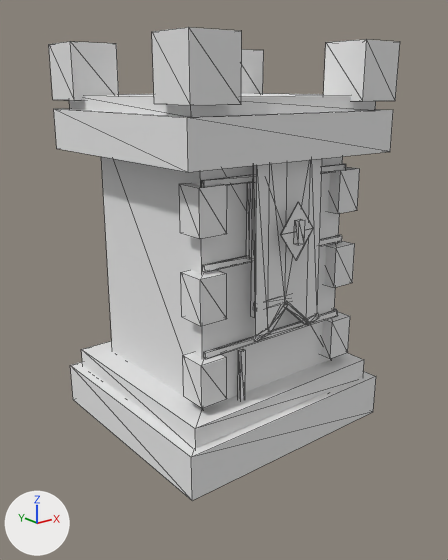
A saved change to the FBX model factory/unity-src/hyeopgok-sasu/Resources/HyeopgokSasu/Models/tower_base.fbx.
Both versions are drawn from a 50 mm camera at (-1.8, -2.28, 1.59) aimed at (-0.06, -0.11, 0.72). The axes (+X, +Y, +Z) are drawn at lower left. The lights are the same throughout. The older version comes first. Mesh edges are drawn as thin lines. Where no turn or scale is listed for an object, it has been applied to the vertices. Vertices at exactly the same position are counted once.

Names of what the first picture shows: 'tower_base'.
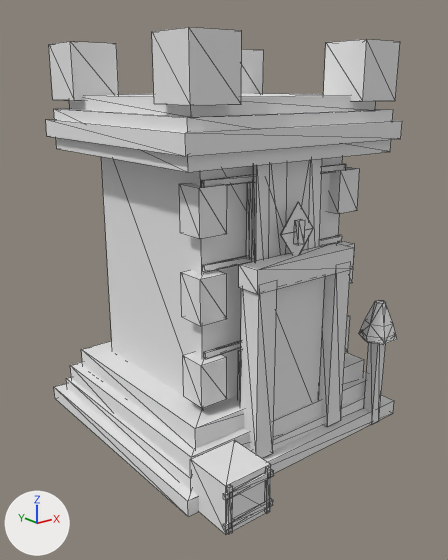
The edits, one by one:
me_tower_base_mesh is used by ob_tower_base; location (0.0, 0.0, 0.0).
me_tower_base_mesh had 324 vertices, 464 faces and spanned x -0.57..0.57, y -0.54..0.54, z 0.0..1.77.
me_tower_base_mesh now has 458 vertices, 672 faces and spans x -0.64..0.64, y -0.79..0.61, z 0.0..1.77.
me_tower_base_mesh part 1: a new loose piece, a box spanning x -0.64..0.64, y -0.61..0.61, z 0.0..0.07, in mat_tower_base_vertexpalette (white #e7e7e7).
me_tower_base_mesh part 2: a new loose piece, a box spanning x -0.59..0.59, y -0.56..0.56, z 0.057..0.123, in mat_tower_base_vertexpalette (white #e7e7e7).
me_tower_base_mesh part 3: a new loose piece, a box spanning x -0.17..0.17, y -0.525..-0.485, z 0.105..0.805, in mat_tower_base_vertexpalette (white #e7e7e7).
me_tower_base_mesh part 4: a new loose piece, a box spanning x -0.267..-0.172, y -0.582..-0.477, z 0.08..0.86, in mat_tower_base_vertexpalette (white #e7e7e7).
me_tower_base_mesh part 5: a new loose piece, a box spanning x 0.172..0.267, y -0.582..-0.477, z 0.08..0.86, in mat_tower_base_vertexpalette (white #e7e7e7).
me_tower_base_mesh part 6: a new loose piece, a box spanning x -0.28..0.28, y -0.588..-0.476, z 0.828..0.923, in mat_tower_base_vertexpalette (white #e7e7e7).
me_tower_base_mesh part 7: a new loose piece, a box spanning x -0.585..0.585, y -0.56..0.56, z 1.367..1.442, in mat_tower_base_vertexpalette (white #e7e7e7).
me_tower_base_mesh part 8: a new loose piece, a box spanning x -0.59..-0.37, y -0.78..-0.56, z 0.0..0.21, in mat_tower_base_vertexpalette (white #e7e7e7).
me_tower_base_mesh part 9: a new loose piece, a box spanning x -0.599..-0.361, y -0.789..-0.775, z 0.028..0.051, in mat_tower_base_vertexpalette (white #e7e7e7).
me_tower_base_mesh part 10: a new loose piece, a box spanning x -0.599..-0.361, y -0.789..-0.775, z 0.16..0.183, in mat_tower_base_vertexpalette (white #e7e7e7).
me_tower_base_mesh part 11: a new loose piece, a box spanning x -0.583..-0.566, y -0.789..-0.777, z 0.004..0.207, in mat_tower_base_vertexpalette (white #e7e7e7).
me_tower_base_mesh part 12: a new loose piece, a box spanning x -0.394..-0.377, y -0.789..-0.777, z 0.004..0.207, in mat_tower_base_vertexpalette (white #e7e7e7).
me_tower_base_mesh part 13: a new loose piece, a box spanning x 0.463..0.517, y -0.617..-0.562, z 0.0..0.534, in mat_tower_base_vertexpalette (white #e7e7e7).
me_tower_base_mesh part 14: a new loose piece of 18 vertices spanning x 0.4..0.58, y -0.67..-0.51, z 0.45..0.63, in mat_tower_base_vertexpalette (white #e7e7e7).
Other edits to the shape of me_tower_base_mesh do not show in these pictures.

Boxes (x1, y1, x2, y2) around the edits, measured in the pictures (448 x 560 px):
'tower_base', reshaped (7% taller)
    before: (49, 27, 400, 501)
    after: (46, 27, 402, 535)
part 1 of me_tower_base_mesh, added
    after: (54, 383, 394, 517)
part 2 of me_tower_base_mesh, added
    after: (66, 377, 365, 490)
part 3 of me_tower_base_mesh, added
    after: (274, 276, 325, 419)
part 4 of me_tower_base_mesh, added
    after: (240, 288, 277, 458)
part 5 of me_tower_base_mesh, added
    after: (319, 270, 350, 427)
part 6 of me_tower_base_mesh, added
    after: (239, 243, 355, 294)
part 7 of me_tower_base_mesh, added
    after: (46, 119, 402, 156)
part 8 of me_tower_base_mesh, added
    after: (190, 440, 271, 535)
part 9 of me_tower_base_mesh, added
    after: (223, 498, 273, 531)
part 10 of me_tower_base_mesh, added
    after: (223, 469, 274, 500)
part 11 of me_tower_base_mesh, added
    after: (227, 485, 233, 534)
part 12 of me_tower_base_mesh, added
    after: (265, 466, 271, 513)
part 13 of me_tower_base_mesh, added
    after: (364, 343, 385, 425)
part 14 of me_tower_base_mesh, added
    after: (359, 300, 397, 344)
